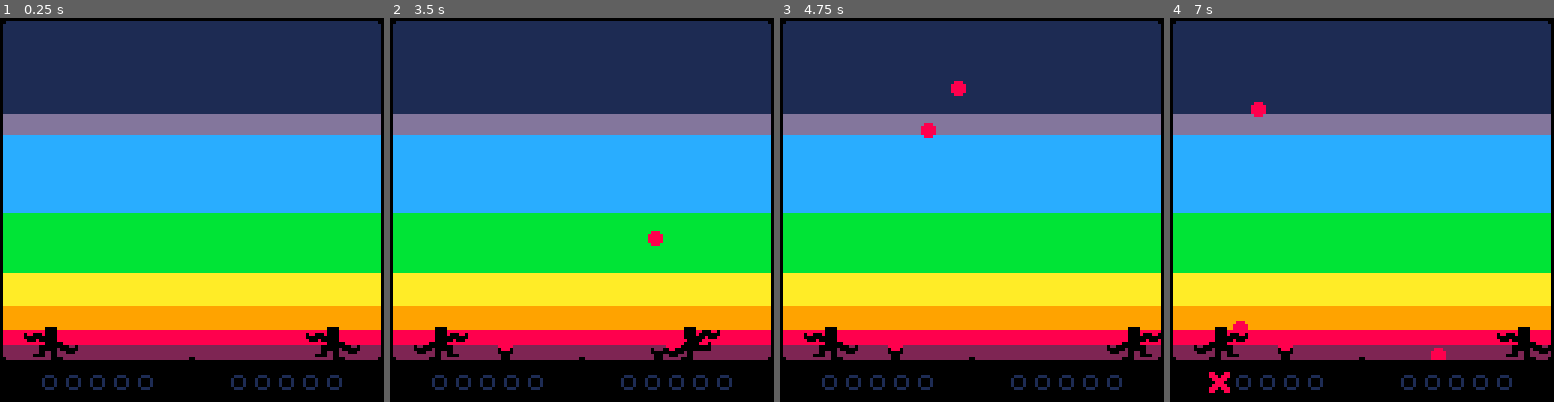
Above: before the commit, frames 1-4 (left to right).
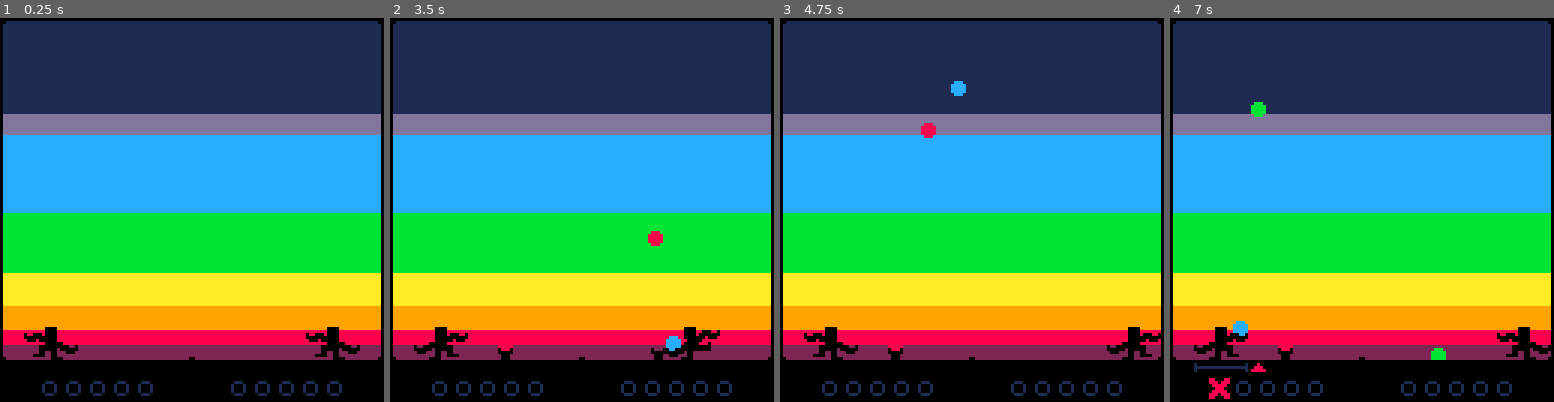
Above: after the commit, the same moments.

Repository: aylanonsense/juggle-panic
Game: PICO-8 cartridge cart-revised.p8
Two runs of this game, one before a commit and one after it. Both use one fixed random seed, a clock stepped at 60 frames per second and the inputs below.
Inputs:
- Up to frame 1 (0.25 s): no input
- Up to frame 2 (3.5 s): tap X (X key) at 0.33, 1.07, 1.85, 2.97 s; tap O (Z key) at 0.7, 1.7, 2.1, 2.5, 2.9, 3.3 s; hold Right 1.6-2.1 s; hold Up 2.15-2.42 s; hold Right 2.47-3.03 s; hold Left from 3.08 s (still down)
- Up to frame 3 (4.75 s): release Left at 3.58 s; hold Down 3.63-3.97 s; tap O (Z key) at 3.7, 4.1, 4.5 s; hold Right 4.02-4.68 s; tap X (X key) at 4.08 s; hold Up from 4.73 s (still down)
- Up to frame 4 (7 s): tap O (Z key) every 0.4 s from 4.9 to 6.9 s; release Up at 5.03 s; hold Left 5.08-5.68 s; tap X (X key) at 5.2, 6.32 s; hold Down 5.73-6.03 s; hold Right 6.08-6.58 s; hold Right from 6.63 s (still down)

The runs differ from the first frame. In frame 1, 1.2% of the frame differs, in the area x 10-90%, y 92-99%; in frame 2, 1.3%; in frame 3, 1.3%; in frame 4, 1.9%, in the area x 6-90%, y 21-100%.

Commit message:
Icons when a ball is dropped and beginning of game over logic

Diff:
--- a/cart-revised.p8
+++ b/cart-revised.p8
@@ -1,6 +1,39 @@
 pico-8 cartridge // http://www.pico-8.com
 version 16
 __lua__
+
+--[[
+todo:
+	ball speed
+		global concept
+		per-player concept
+		tracker
+	drop effect
+		particles
+	win/lose effect
+		particles
+		title screen
+	ball spawn
+		logic
+
+update_priority:
+	1:	juggler_icon
+	2:	ball_icon
+	3:	score_track
+	4:	ball_spawner
+	5:	juggler
+	6:	ball
+	8:	game_over_logic
+
+render_layer:
+	1:	game_over_logic
+	2:	ball
+	3:	ball_spawner
+	4:	juggler
+	10:	score_track
+	11:	juggler_icon
+	12:	ball_icon
+]]
 
 function noop() end
 
@@ -11,6 +44,7 @@
 local right_wall_x=127
 local ground_y=114
 local sky_y=1
+local ball_colors={8,9,10,11,12}
 
 local buttons
 local button_presses
@@ -23,11 +57,12 @@
 local new_entities
 local jugglers
 local balls
+local game_over_logic
 
 local entity_classes={
 	juggler={
-		update_priority=1,
-		render_layer=2,
+		update_priority=5,
+		render_layer=4,
 		width=18,
 		height=11,
 		move_x=0,
@@ -45,6 +80,7 @@
 			jugglers[self.player_num]=self
 		end,
 		init=function(self)
+			self.icon=spawn_entity("juggler_icon")
 			self:calc_hand_hitboxes()
 		end,
 		update=function(self)
@@ -193,6 +229,10 @@
 			-- 	rect(self.right_hand_hitbox.x+0.5,self.right_hand_hitbox.y+0.5,self.right_hand_hitbox.x+self.right_hand_hitbox.width-0.5,self.right_hand_hitbox.y+self.right_hand_hitbox.height-0.5,7)
 			-- end
 		end,
+		on_game_end=function(self)
+			self.left_hand_ball=nil
+			self.right_hand_ball=nil
+		end,
 		calc_hand_hitboxes=function(self)
 			if self.left_hand_ball then
 				self.left_hand_hitbox=nil
@@ -267,9 +307,31 @@
 			end
 		end
 	},
+	juggler_icon={
+		update_priority=1,
+		render_layer=11,
+		y=ground_y+1,
+		width=18,
+		height=3,
+		visibility_frames=0,
+		update=function(self)
+			decrement_counter_prop(self,"visibility_frames")
+		end,
+		draw=function(self)
+			if self.visibility_frames>0 then
+				line(self.x+0.5,self.y+0.5,self.x+0.5,self.y+self.height-0.5,1)
+				line(self.x+0.5,self.y+1.5,self.x+self.width-0.5,self.y+1.5,1)
+				line(self.x+self.width-0.5,self.y+0.5,self.x+self.width-0.5,self.y+self.height-0.5,1)
+			end
+		end,
+		show=function(self,juggler)
+			self.x=juggler.x
+			self.visibility_frames=90
+		end
+	},
 	ball={
-		update_priority=2,
-		render_layer=1,
+		update_priority=6,
+		render_layer=2,
 		width=5,
 		height=5,
 		gravity=0,
@@ -331,11 +393,18 @@
 		end,
 		post_update=function(self)
 			-- balls that hit the ground die
-			if not self.is_held_by_juggler and not self.is_held_by_spawner and self.y>=ground_y-self.height then
+			if not self.is_held_by_juggler and not self.is_held_by_spawner and self.y>=ground_y-self.height and not game_over_logic then
 				self:die()
 				shake_screen(10)
 				local player_num=ternary(self.x+self.width/2<midpoint_x,1,2)
 				jugglers[player_num].score_track:add_mark(self.color)
+				local juggler=jugglers[player_num]
+				juggler.icon:show(juggler)
+				local ball_icon=spawn_entity("ball_icon")
+				ball_icon:show(self)
+				if #juggler.score_track.marks>=5 then
+					game_over_logic=spawn_entity("game_over_logic")
+				end
 			end
 		end,
 		draw=function(self)
@@ -409,6 +478,9 @@
 				end
 			end
 		end,
+		on_game_end=function(self)
+			self:die()
+		end,
 		throw=function(self,distance,height,duration)
 			self.is_held_by_juggler=false
 			-- let's do some fun math to calculate out the trajectory
@@ -452,7 +524,32 @@
 			end
 		end
 	},
+	ball_icon={
+		update_priority=2,
+		render_layer=12,
+		y=ground_y,
+		width=5,
+		height=5,
+		color=7,
+		visibility_frames=0,
+		update=function(self)
+			decrement_counter_prop(self,"visibility_frames")
+		end,
+		draw=function(self)
+			if self.visibility_frames>0 then
+				pal(7,self.color)
+				spr(3,self.x-0.5,self.y+0.5)
+			end
+		end,
+		show=function(self,ball)
+			self.x=ball.x
+			self.color=ball.color
+			self.visibility_frames=90
+		end
+	},
 	ball_spawner={
+		update_priority=4,
+		render_layer=3,
 		width=5,
 		height=4,
 		held_ball=nil,
@@ -473,12 +570,15 @@
 			pal(7,0)
 			draw_sprite(36,84,5,4,self.x,self.y)
 		end,
+		on_game_end=function(self)
+			self.held_ball=nil
+		end,
 		spawn_ball=function(self)
-			if not self.held_ball then
+			if not self.held_ball and not game_over_logic then
 				self.held_ball=spawn_entity("ball",self.x,self.y-4,{
 					is_held_by_spawner=true,
 					spawner=self,
-					color=8
+					color=ball_colors[rnd_int(1,#ball_colors)]
 				})
 				return true
 			else
@@ -487,9 +587,11 @@
 		end
 	},
 	score_track={
+		update_priority=3,
+		render_layer=10,
+		y=ground_y+6,
 		width=39,
 		height=7,
-		render_layer=10,
 		init=function(self)
 			self.marks={}
 		end,
@@ -501,11 +603,52 @@
 					sprite=2
 					pal(7,self.marks[i])
 				end
-				spr(sprite,self.x+8*i-8,self.y)
+				spr(sprite,self.x+8*i-7.5,self.y+0.5)
 			end
 		end,
 		add_mark=function(self,color)
 			add(self.marks,color)
+		end
+	},
+	game_over_logic={
+		update_priority=8,
+		render_layer=1,
+		add_to_game=function(self)
+			foreach(entities,function(entity)
+				entity:on_game_end()
+			end)
+		end,
+		init=function(self)
+			self.messages={}
+		end,
+		update=function(self)
+			foreach(self.messages,function(msg)
+				msg.vy+=0.2
+				msg.x+=msg.vx
+				msg.y+=msg.vy
+			end)
+		end,
+		post_update=function(self)
+			local f=self.frames_alive
+			if f<40 or f==mid(60,f,70) or f==mid(80,f,85) or f==95 then
+				local p
+				for p=1,2 do
+					local juggler=jugglers[p]
+					add(self.messages,{
+						text=ternary(#juggler.score_track.marks>=5,"lose","win"),
+						x=juggler.x+juggler.width/2,
+						y=juggler.y+juggler.height/2,
+						vx=rnd(0.9)-0.45,
+						vy=-rnd(2.5)-4.5,
+						color=ball_colors[rnd_int(1,#ball_colors)]
+					})
+				end
+			end
+		end,
+		draw=function(self)
+			foreach(self.messages,function(msg)
+				print(msg.text,msg.x-2*#msg.text,msg.y,msg.color)
+			end)
 		end
 	}
 }
@@ -527,7 +670,7 @@
 		min_x=left_wall_x,
 		max_x=midpoint_x,
 		throw_dir=1,
-		score_track=spawn_entity("score_track",13,118),
+		score_track=spawn_entity("score_track",13),
 		spawner=spawn_entity("ball_spawner",36,ground_y+3)
 	})
 	spawn_entity("juggler",102,ground_y-entity_classes.juggler.height,{
@@ -535,7 +678,7 @@
 		min_x=midpoint_x,
 		max_x=right_wall_x,
 		throw_dir=-1,
-		score_track=spawn_entity("score_track",76,118),
+		score_track=spawn_entity("score_track",76),
 		spawner=spawn_entity("ball_spawner",87,ground_y+3)
 	})
 	-- add new entities to the game
@@ -638,6 +781,7 @@
 			pal()
 		end
 	end)
+	-- rect(0,0,127,127,1)
 end
 
 function spawn_entity(class_name,x,y,args,skip_init)
@@ -678,12 +822,15 @@
 				end
 			end,
 			on_death=noop,
+			on_game_end=noop,
 			apply_velocity=function(self)
 				self.x+=self.vx
 				self.y+=self.vy
 			end
 		}
 	end
+	-- add the class name
+	entity.class_name=class_name
 	-- add class properties/methods onto it
 	local k,v
 	for k,v in pairs(the_class) do
@@ -782,15 +929,20 @@
 	screen_shake_frames=min(screen_shake_frames+frames,17)
 end
 
+-- returns a random integer between min_val and max_val, inclusive
+function rnd_int(min_val,max_val)
+	return flr(min_val+rnd(1+max_val-min_val))
+end
+
 __gfx__
-00000000000000007700077022222222222222222222222222222222222222222222222222222222222222222222222222222222222222000000000000000000
-00777000001110007770777022222222222222222222222222222222222222222222222222222222222222222222222222222222222222000000000000000000
-07777700010001000777770022222222222222222222222222222222222222222222222222222222222222222222222222222222222222000000000000000000
-07777700010001000077700022222222222222222222222222222222222222222222222222222222222222222222222222222222222222000000077770000000
-07777700010001000777770022222222222222222222222222222222222222222222222222222222222222222222222222222222222222000000077770000000
-00777000001110007770777022222222222222222222222222222222222222222222222222222222222222222222222222222222222222700777077770000000
-00000000000000007700077022222222222222222222222222222222222222222222222222222222222222222222222222222222222222777777777770000000
-00000000000000000000000022222222222222222222222222222222222222222222222222222222222222222222222222222222222222077707777770000000
+00000000000000007700077000000000222222222222222222222222222222222222222222222222222222222222222222222222222222000000000000000000
+00777000001110007770777000070000222222222222222222222222222222222222222222222222222222222222222222222222222222000000000000000000
+07777700010001000777770000777000222222222222222222222222222222222222222222222222222222222222222222222222222222000000000000000000
+07777700010001000077700007777700222222222222222222222222222222222222222222222222222222222222222222222222222222000000077770000000
+07777700010001000777770000000000222222222222222222222222222222222222222222222222222222222222222222222222222222000000077770000000
+00777000001110007770777000000000222222222222222222222222222222222222222222222222222222222222222222222222222222700777077770000000
+00000000000000007700077000000000222222222222222222222222222222222222222222222222222222222222222222222222222222777777777770000000
+00000000000000000000000000000000222222222222222222222222222222222222222222222222222222222222222222222222222222077707777770000000
 22222222222222222222222222222222222222222222222222222222222222222222222222222222222222222222222222222222222222000000077777700000
 22222222222222222222222222222222222222222222222222222222222222222222222222222222222222222222222222222222222222000007777777777007
 22222222222222222222222222222222222222222222222222222222222222222222222222222222222222222222222222222222222222000007777770777777
